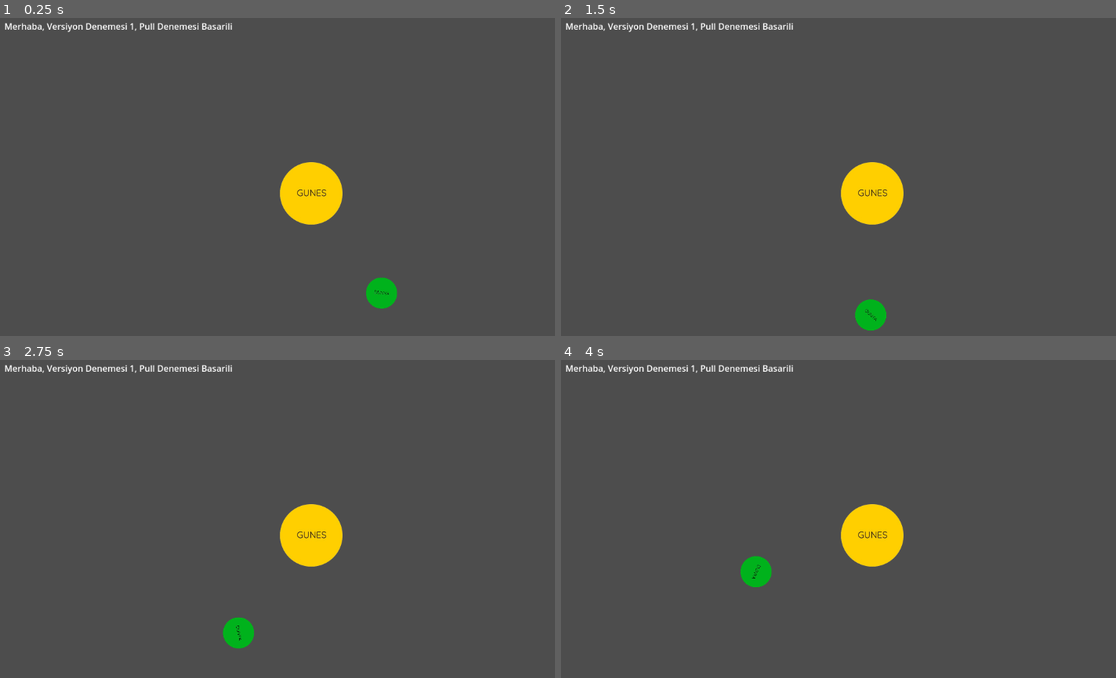
Above: before the commit, frames 1-4 (two rows, left to right).
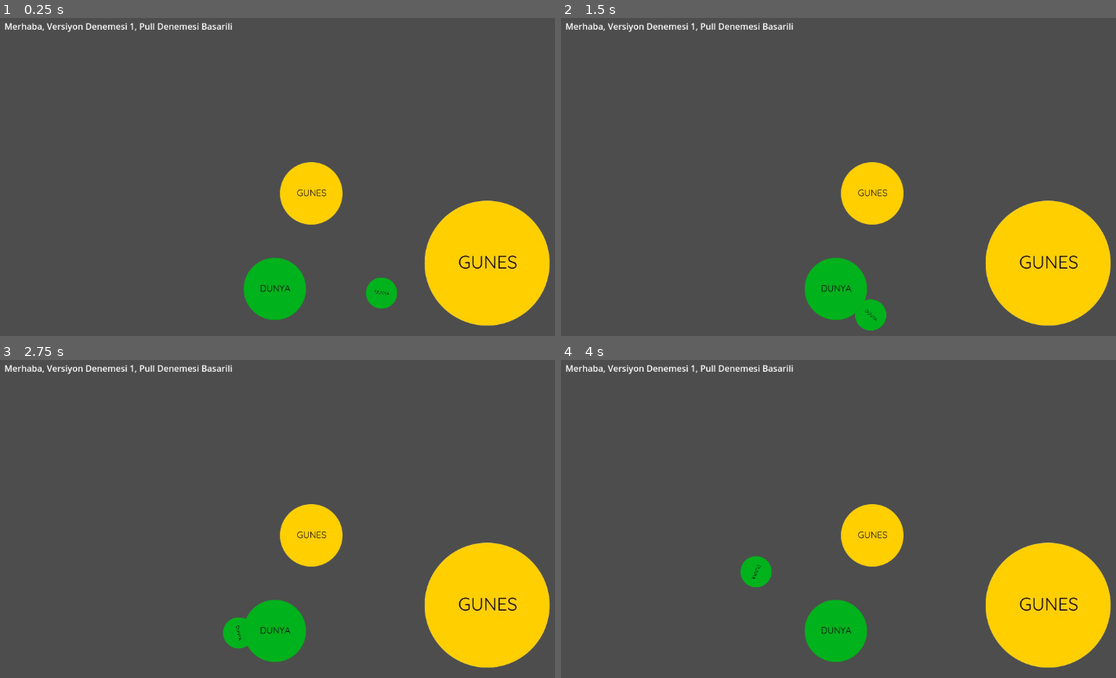
Above: after the commit, the same moments.

Repository: Ramen097/Godot-1
Game: Godot game, scene res://Scenes/world.tscn
Two runs of this game, one before a commit and one after it. Both use one fixed random seed, a clock stepped at 60 frames per second and the inputs below.
Inputs:
- Up to frame 1 (0.25 s): no input
- Up to frame 2 (1.5 s): no input
- Up to frame 3 (2.75 s): no input
- Up to frame 4 (4 s): no input

The runs differ from the first frame. In frame 1, 8.8% of the frame differs, in the area x 43-100%, y 57-97%; in frame 2, 8.7%; in frame 3, 8.6%; in frame 4, 8.8%.

Commit message:
erdicandan

Diff:
--- a/Scenes/world.tscn
+++ b/Scenes/world.tscn
@@ -29,3 +29,15 @@
 position = Vector2(102, 333)
 scale = Vector2(0.5, 0.5)
 texture = ExtResource("3_a8bme")
+
+[node name="Sun2" type="Sprite2D" parent="."]
+position = Vector2(900, 452)
+texture = ExtResource("2_0r5h5")
+
+[node name="Earth" type="Node2D" parent="Sun2"]
+position = Vector2(-493, -285)
+
+[node name="EarthSprite" type="Sprite2D" parent="Sun2/Earth"]
+position = Vector2(102, 333)
+scale = Vector2(0.5, 0.5)
+texture = ExtResource("3_a8bme")
